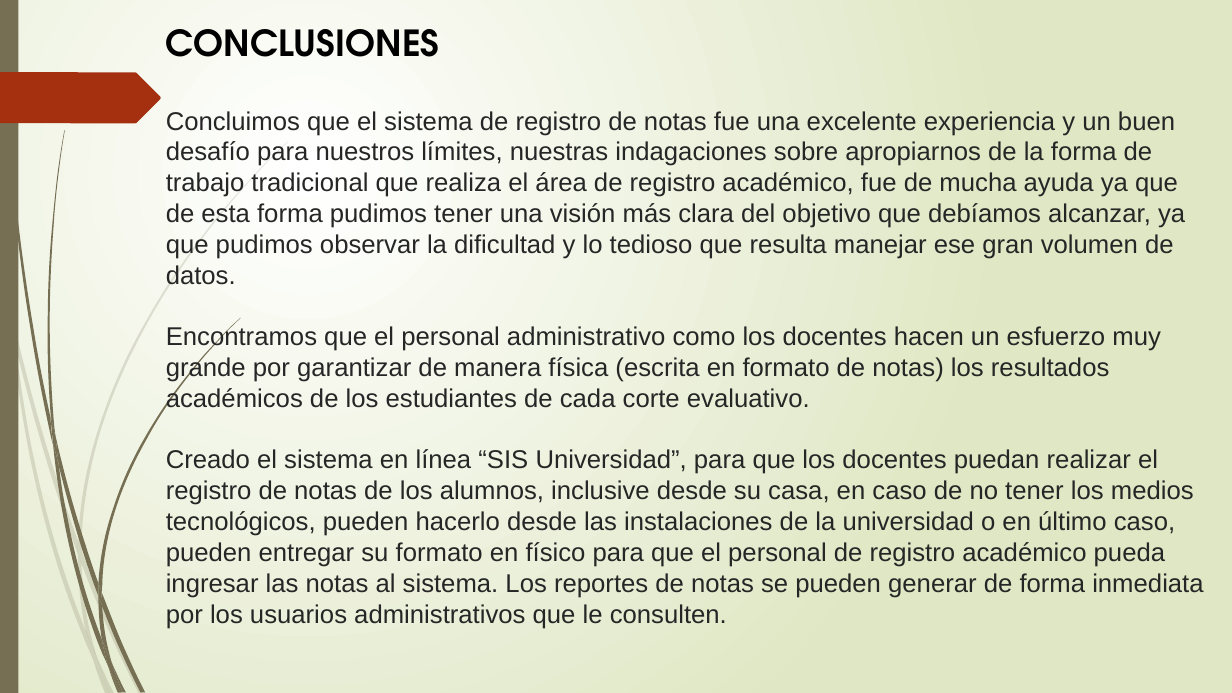
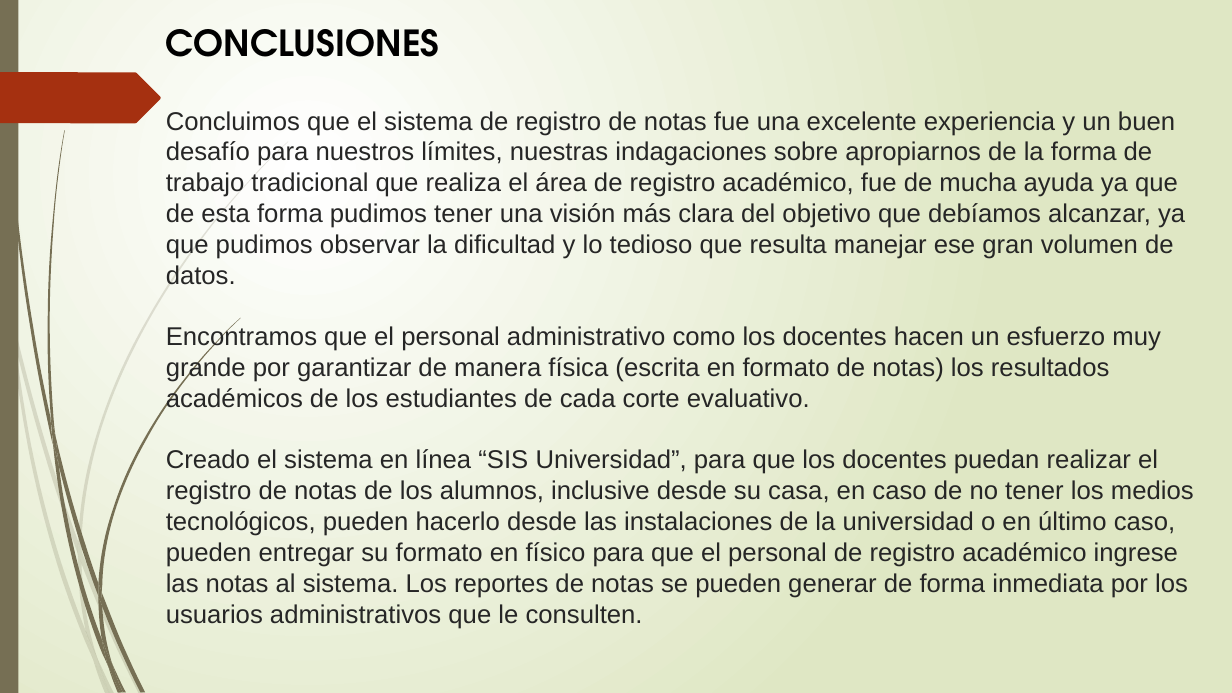
Before and after one commit to francha23/sistema-de-notas, a slide deck: slide 14 of Presentacion/El principio de la sabiduría es el temor.pptx (slide 12 before the commit). Drawn at 1232x693 pixels with LibreOffice and Linux fonts; fonts in the diff are those of the drawing. Boxes give left, top, right and bottom in pixels: in the first picture for what was removed or moved away, otherwise in the second. Text is boxed around its words. In the diff, an @@ line names an element or a change of style, - is before the commit and + after.

```diff
--- a/Presentacion/El principio de la sabiduría es el temor.pptx
+++ b/Presentacion/El principio de la sabiduría es el temor.pptx
@@ title at [166, 111, 1194, 629]: text changed @@
-Concluimos que el sistema de registro de notas fue una excelente experiencia y un buen desafío para nuestros límites, nuestras indagaciones sobre apropiarnos de la forma de trabajo tradicional que realiza el área de registro académico, fue de mucha ayuda ya que de esta forma pudimos tener una visión más clara del objetivo que debíamos alcanzar, ya que pudimos observar la dificultad y lo tedioso que resulta manejar ese gran volumen de datos.
-Encontramos que el personal administrativo como los docentes hacen un esfuerzo muy grande por garantizar de manera física (escrita en formato de notas) los resultados académicos de los estudiantes de cada corte evaluativo.
-Creado el sistema en línea “SIS Universidad”, para que los docentes puedan realizar el registro de notas de los alumnos, inclusive desde su casa, en caso de no tener los medios tecnológicos, pueden hacerlo desde las instalaciones de la universidad o en último caso, pueden entregar su formato en físico para que el personal de registro académico pueda ingresar las notas al sistema. Los reportes de notas se pueden generar de forma inmediata por los usuarios administrativos que le consulten.
+Concluimos que el sistema de registro de notas fue una excelente experiencia y un buen desafío para nuestros límites, nuestras indagaciones sobre apropiarnos de la forma de trabajo tradicional que realiza el área de registro académico, fue de mucha ayuda ya que de esta forma pudimos tener una visión más clara del objetivo que debíamos alcanzar, ya que pudimos observar la dificultad y lo tedioso que resulta manejar ese gran volumen de datos.
+Encontramos que el personal administrativo como los docentes hacen un esfuerzo muy grande por garantizar de manera física (escrita en formato de notas) los resultados académicos de los estudiantes de cada corte evaluativo.
+Creado el sistema en línea “SIS Universidad”, para que los docentes puedan realizar el registro de notas de los alumnos, inclusive desde su casa, en caso de no tener los medios tecnológicos, pueden hacerlo desde las instalaciones de la universidad o en último caso, pueden entregar su formato en físico para que el personal de registro académico ingrese las notas al sistema. Los reportes de notas se pueden generar de forma inmediata por los usuarios administrativos que le consulten.
```
Also in this commit, not shown: 6 other slides changed, 2 slides added.
